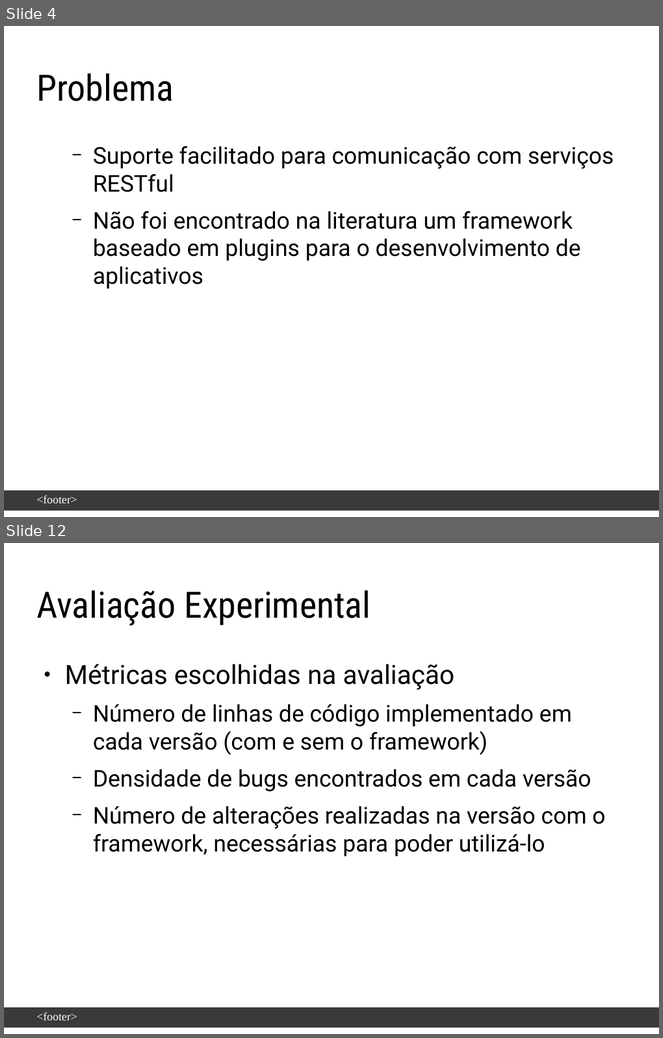
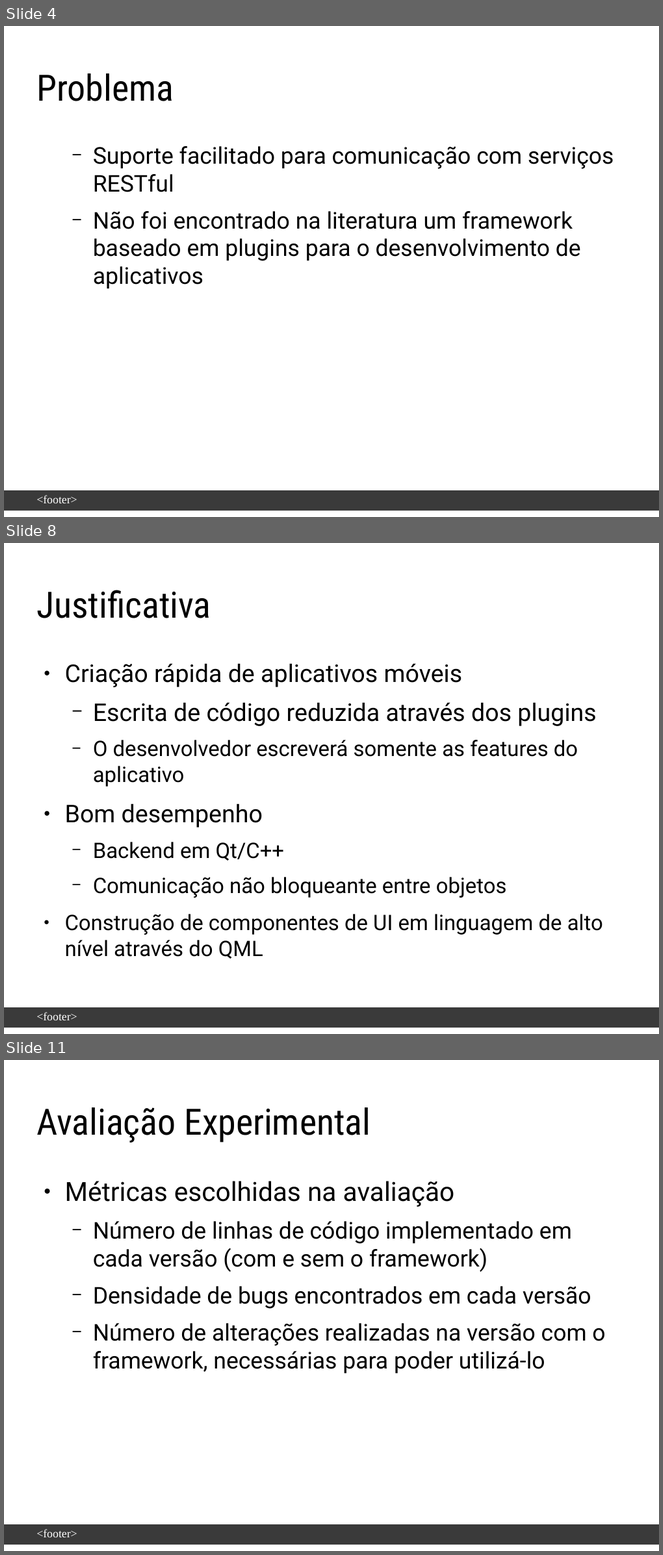
Before and after one commit to enoquesantos/tcc-latex, a slide deck: slide-defesa/Apresentação-EnoqueJoseneas.odp. Shown one above the other, each under a label of ours: slides 4 and 12 before the commit, slides 4, 8 and 11 after it; the slides between them are not shown. The pictures are 663x1038 and 663x1555 pixels, drawn with LibreOffice and Linux fonts; fonts in the diff are those of the drawing; background and template pictures are left out. Boxes give left, top, right and bottom in pixels: in the first picture for what was removed or moved away, otherwise in the second. Text is boxed around its words. In the diff, an @@ line names an element or a change of style, - is before the commit and + after.

```diff
--- a/slide-defesa/Apresentação-EnoqueJoseneas.odp
+++ b/slide-defesa/Apresentação-EnoqueJoseneas.odp
@@ slide 8 added at (4,543,659,1034), background #FFFFFF; not listed: 2 template elements that a slide beside it also shows @@
@@ title added at (36,590,211,618), 44 pt, text #000000 @@
+Justificativa
@@ text added at (65,663,603,959), 25.9 pt, text #000000 @@
+● Criação rápida de aplicativos móveis
+  − Escrita de código reduzida através dos plugins
+  − O desenvolvedor escreverá somente as features do aplicativo
+● Bom desempenho
+  − Backend em Qt/C++
+  − Comunicação não bloqueante entre objetos
+● Construção de componentes de UI em linguagem de alto nível através do QML
@@ what was slide 12 is now slide 11 @@
```
Also in this commit, not shown: 7 slides changed, 2 slides removed, 2 other files.
